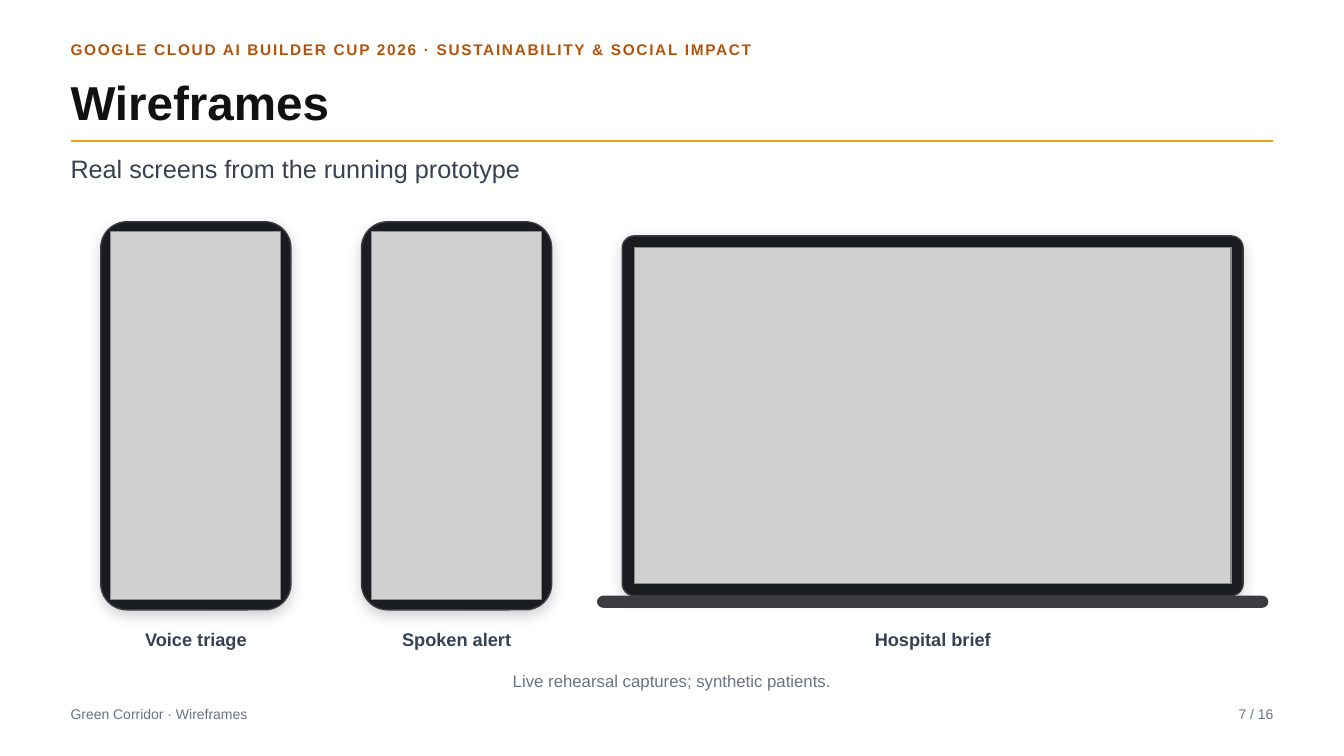
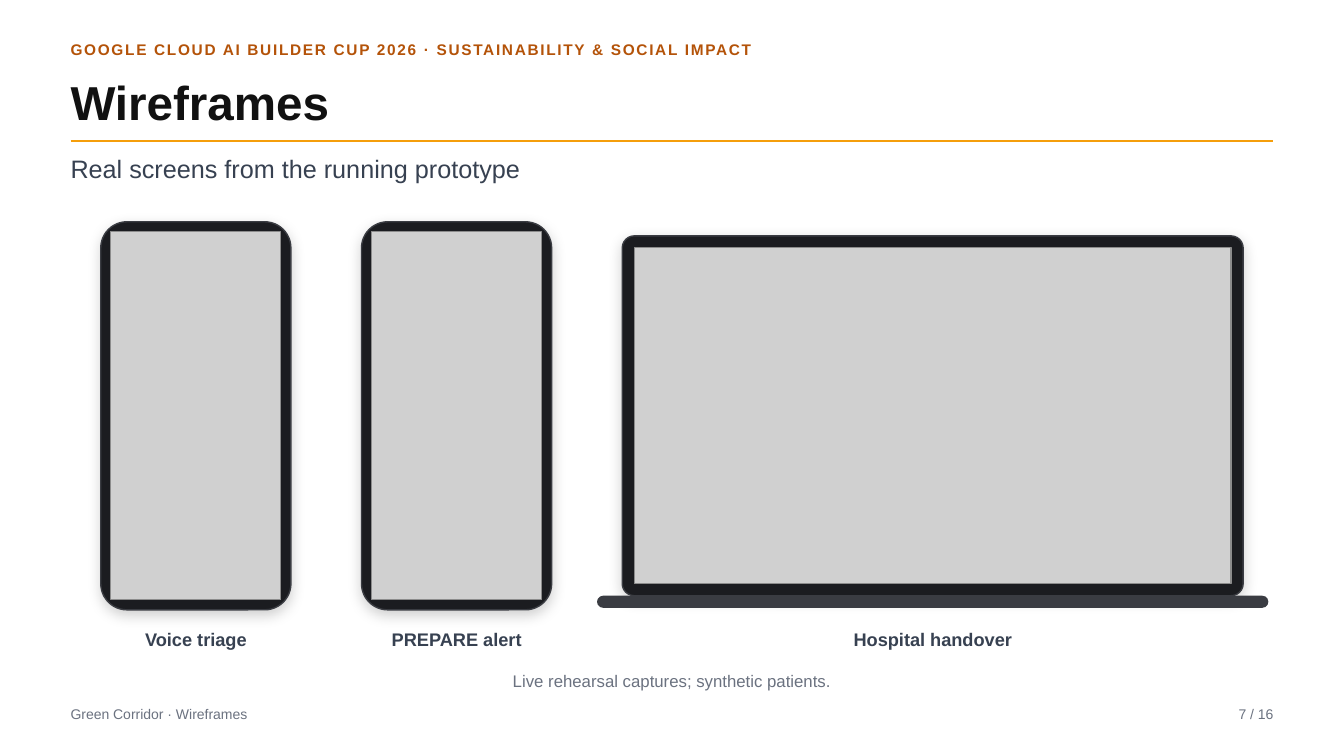
Before and after one commit to Nandish3010/ideal-disco, a slide deck: slide 7 of deck/Green-Corridor-Deck.pptx. Drawn at 1344x756 pixels with LibreOffice and Linux fonts; fonts in the diff are those of the drawing; grey boxes stand for pictures. Boxes give left, top, right and bottom in pixels: in the first picture for what was removed or moved away, otherwise in the second. Text is boxed around its words. In the diff, an @@ line names an element or a change of style, - is before the commit and + after.

```diff
--- a/deck/Green-Corridor-Deck.pptx
+++ b/deck/Green-Corridor-Deck.pptx
@@ text at (392, 632, 521, 646): text changed @@
-Spoken alert
+PREPARE alert
@@ text at (854, 632, 1012, 650): text changed @@
-Hospital brief
+Hospital handover
```
Also in this commit, not shown: 9 other slides changed, 5 other files.
